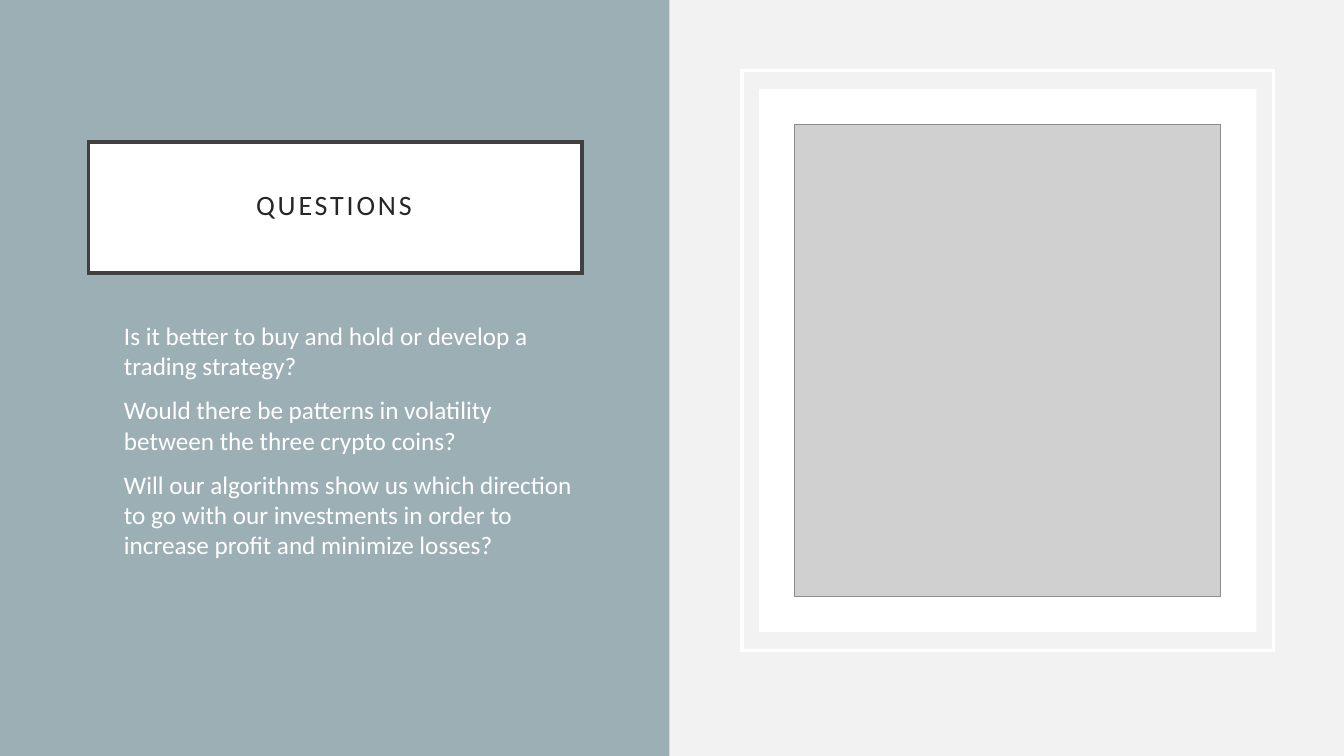
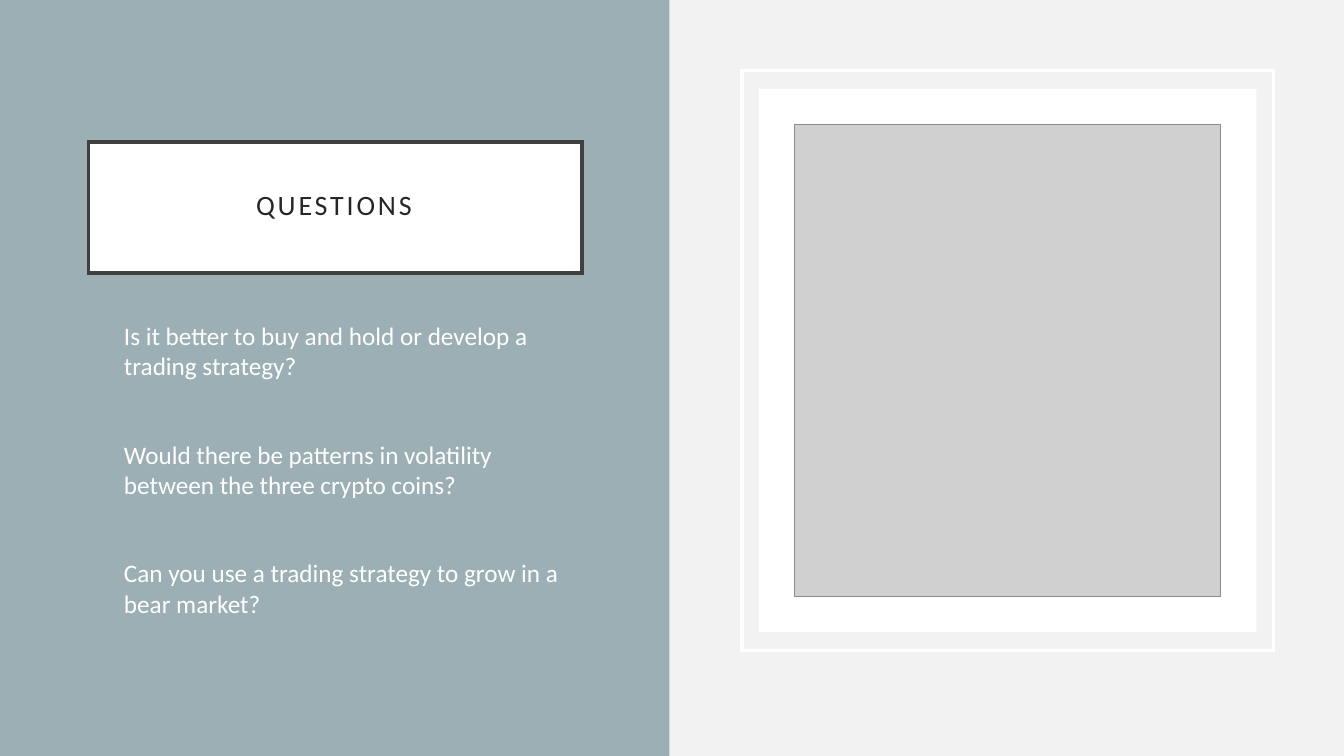
Before and after one commit to Alacrity01/sentiment-trading, a slide deck: slide 6 of Sentiment_Trading.pptx. Drawn at 1344x756 pixels with LibreOffice and Linux fonts; fonts in the diff are those of the drawing; grey boxes stand for pictures. Boxes give left, top, right and bottom in pixels: in the first picture for what was removed or moved away, otherwise in the second. Text is boxed around its words. In the diff, an @@ line names an element or a change of style, - is before the commit and + after.

Commit message:
10am updates to presentation

```diff
--- a/Sentiment_Trading.pptx
+++ b/Sentiment_Trading.pptx
@@ text at (124,564,558,613): text changed @@
-• Will our algorithms show us which direction to go with our investments in order to increase profit and minimize losses?
+• Can you use a trading strategy to grow in a bear market?
```
Also in this commit, not shown: 2 other slides changed, 6 slides added, 1 slide removed.
